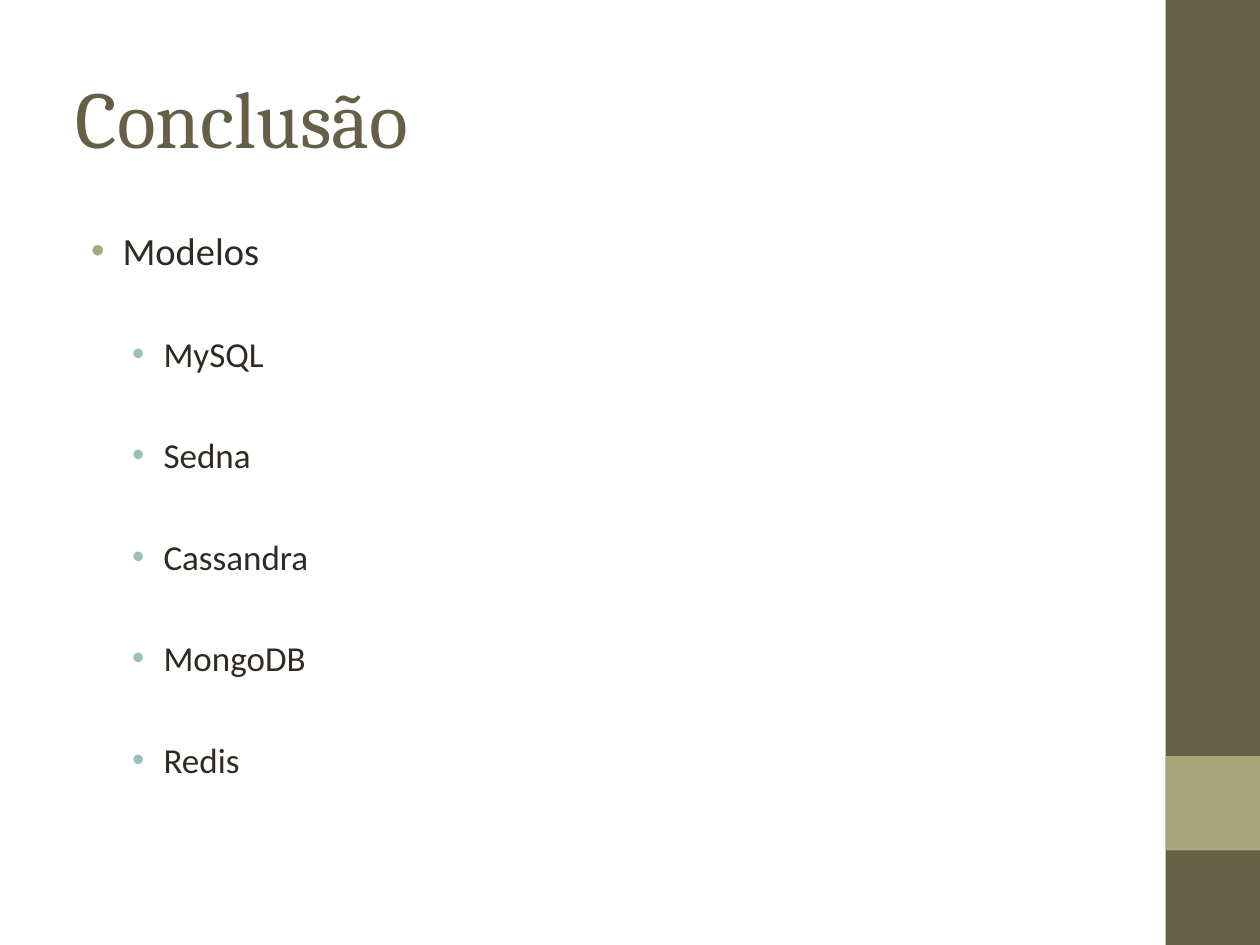
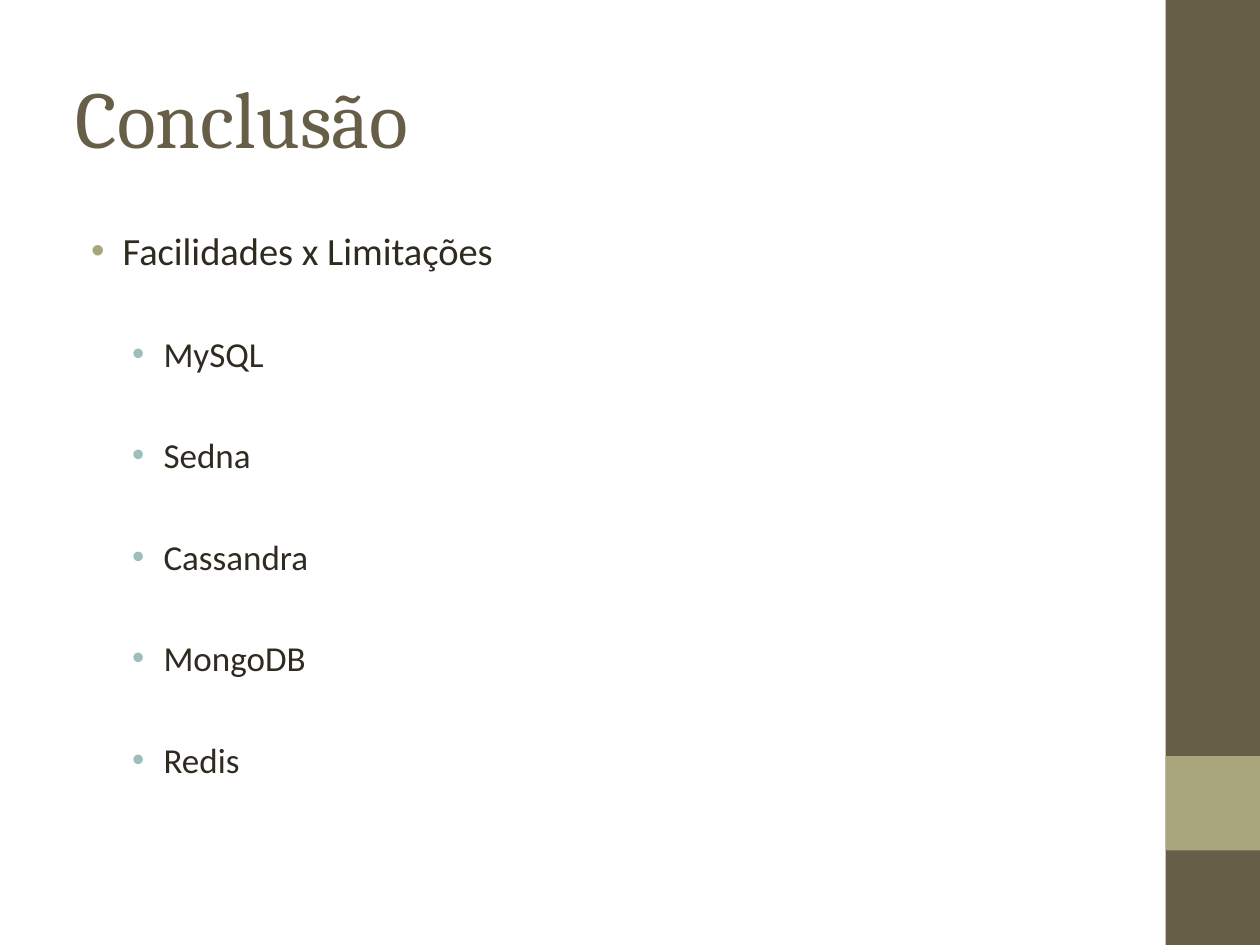
Before and after one commit to biacpaixao/Projeto_Final, a slide deck: slide 60 of apresentacao_projeto_final.ppt. Drawn at 1260x945 pixels with LibreOffice and Linux fonts; fonts in the diff are those of the drawing; background and template pictures are left out. Boxes give left, top, right and bottom in pixels: in the first picture for what was removed or moved away, otherwise in the second. Text is boxed around its words. In the diff, an @@ line names an element or a change of style, - is before the commit and + after.

```diff
--- a/apresentacao_projeto_final.ppt
+++ b/apresentacao_projeto_final.ppt
@@ text at [123, 238, 493, 272]: text changed @@
-• Modelos
+• Facilidades x Limitações
```
Also in this commit, not shown: 1 other slide changed, 1 slide removed.
